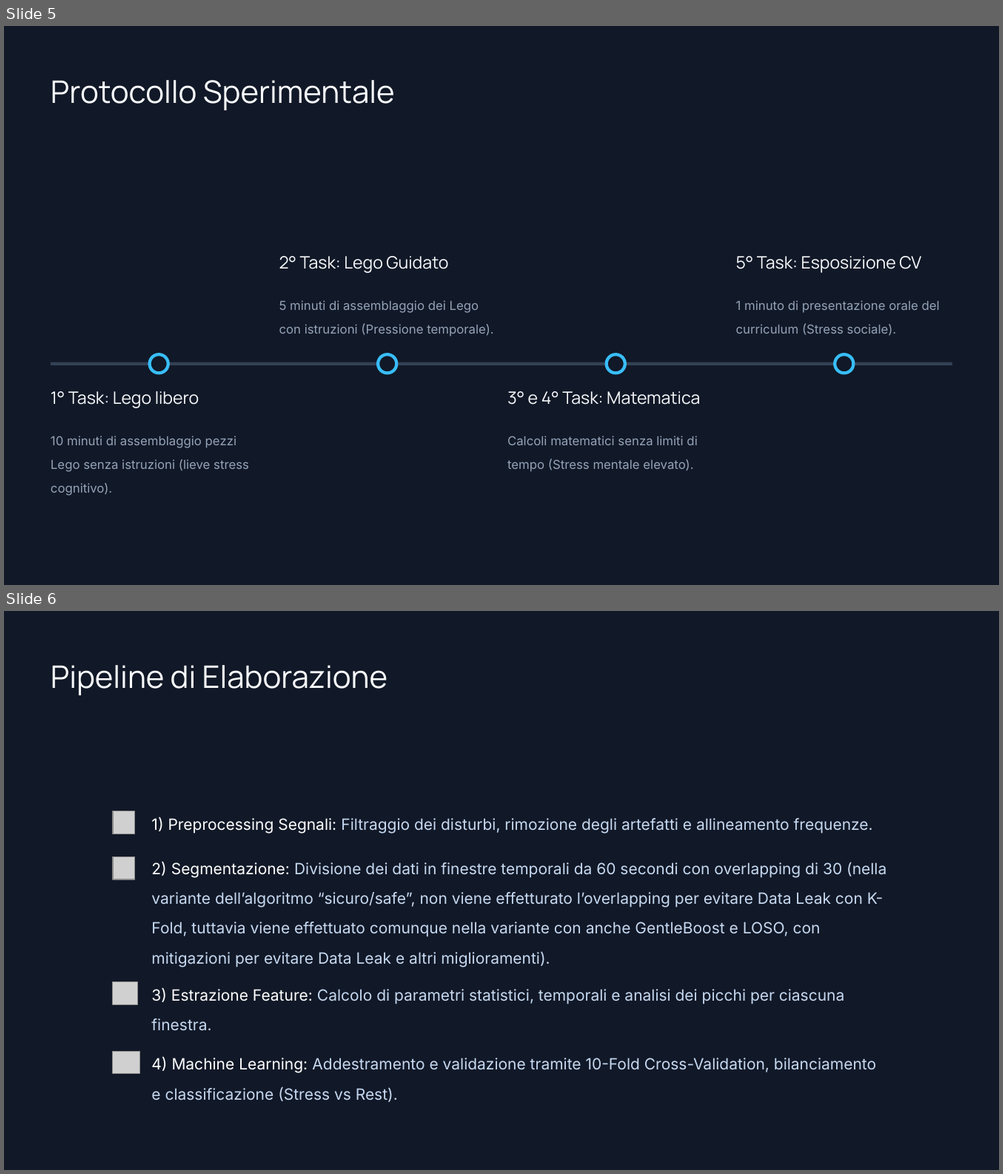
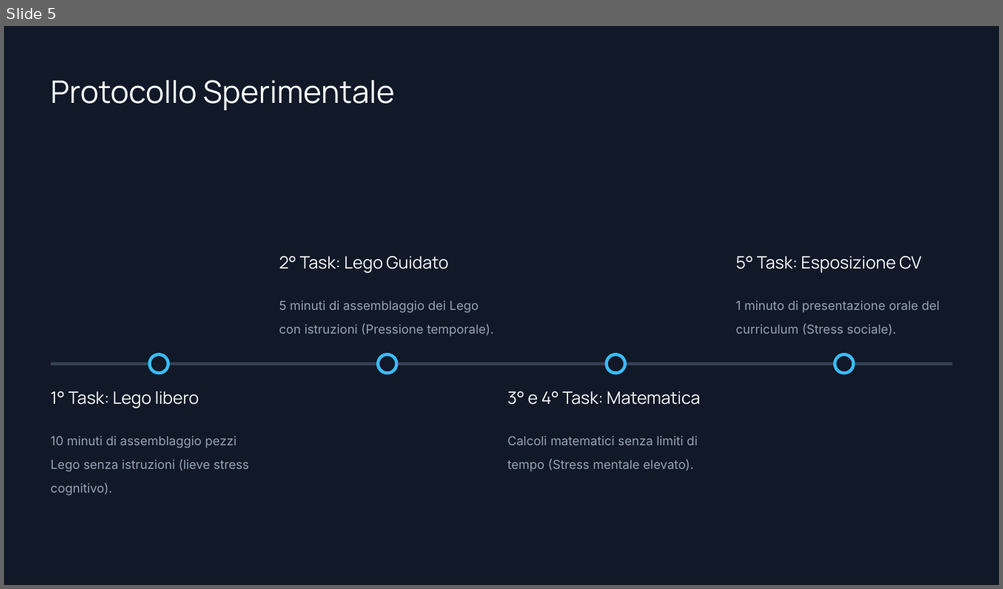
Before and after one commit to GABRYCA/ml-stress-rest, a slide deck: Progetto Interfacce Uomo-Macchina.pptx. Shown one above the other, each under a label of ours: slides 5 and 6 before the commit, slide 5 after it. The pictures are 1003x1174 and 1003x589 pixels, drawn with LibreOffice and Linux fonts; fonts in the diff are those of the drawing; grey boxes stand for pictures; background and template pictures are left out. Boxes give left, top, right and bottom in pixels: in the first picture for what was removed or moved away, otherwise in the second. Text is boxed around its words. In the diff, an @@ line names an element or a change of style, - is before the commit and + after.

Commit message:
Changelogs: - Aggiunti i file spostati e creati ieri che non erano in staging. - Variante sperimentale, ma ancora con un cattivo recall.

```diff
--- a/Progetto Interfacce Uomo-Macchina.pptx
+++ b/Progetto Interfacce Uomo-Macchina.pptx
@@ slide 6 removed at (4, 611, 999, 1170), background picture (left out) @@
@@ text removed at (51, 665, 387, 695) @@
-Pipeline di Elaborazione
@@ picture removed at (113, 812, 134, 834) @@
@@ text removed at (151, 817, 873, 834) @@
-1) Preprocessing Segnali: Filtraggio dei disturbi, rimozione degli artefatti e allineamento frequenze.
@@ picture removed at (113, 857, 134, 880) @@
@@ text removed at (151, 862, 886, 968) @@
-2) Segmentazione: Divisione dei dati in finestre temporali da 60 secondi con overlapping di 30 (nella variante dell’algoritmo “sicuro/safe”, non viene effetturato l’overlapping per evitare Data Leak con K-Fold, tuttavia viene effettuato comunque nella variante con anche GentleBoost e LOSO, con mitigazioni per evitare Data Leak e altri miglioramenti).
@@ picture removed at (112, 982, 136, 1005) @@
@@ text removed at (151, 988, 844, 1031) @@
-3) Estrazione Feature: Calcolo di parametri statistici, temporali e analisi dei picchi per ciascuna finestra.
@@ picture removed at (112, 1051, 139, 1073) @@
@@ text removed at (151, 1057, 876, 1102) @@
-4) Machine Learning: Addestramento e validazione tramite 10-Fold Cross-Validation, bilanciamento e classificazione (Stress vs Rest).
```
Also in this commit, not shown: 6 slides changed, 3 slides added, 7 other slides removed, 6 other files.
